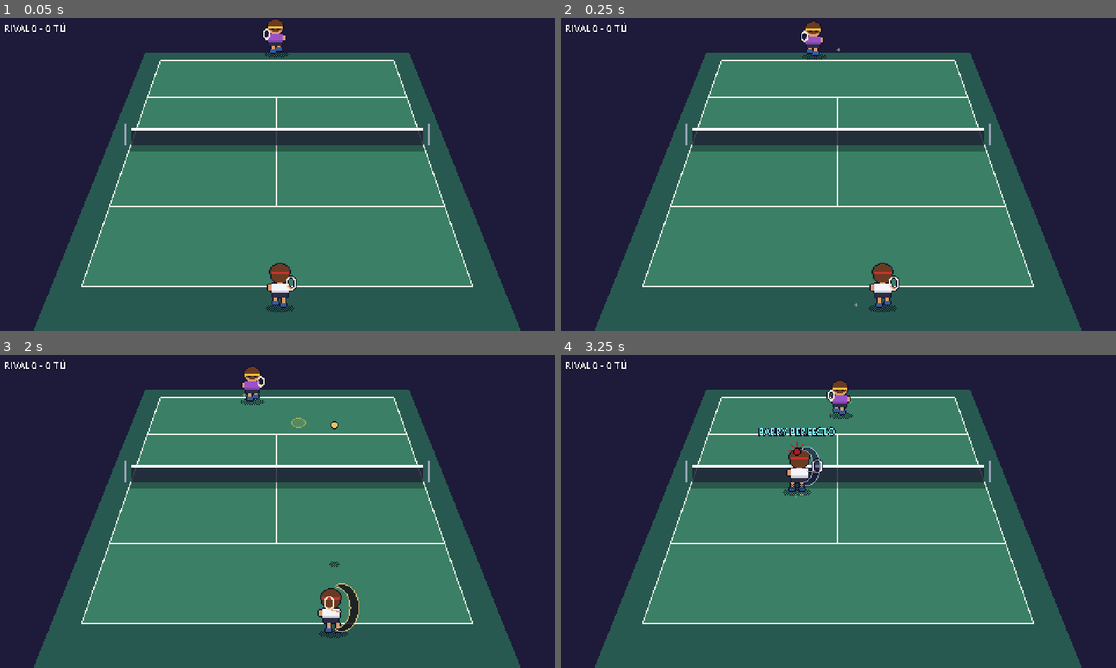
Above: before the commit, frames 1-4 (two rows, left to right).
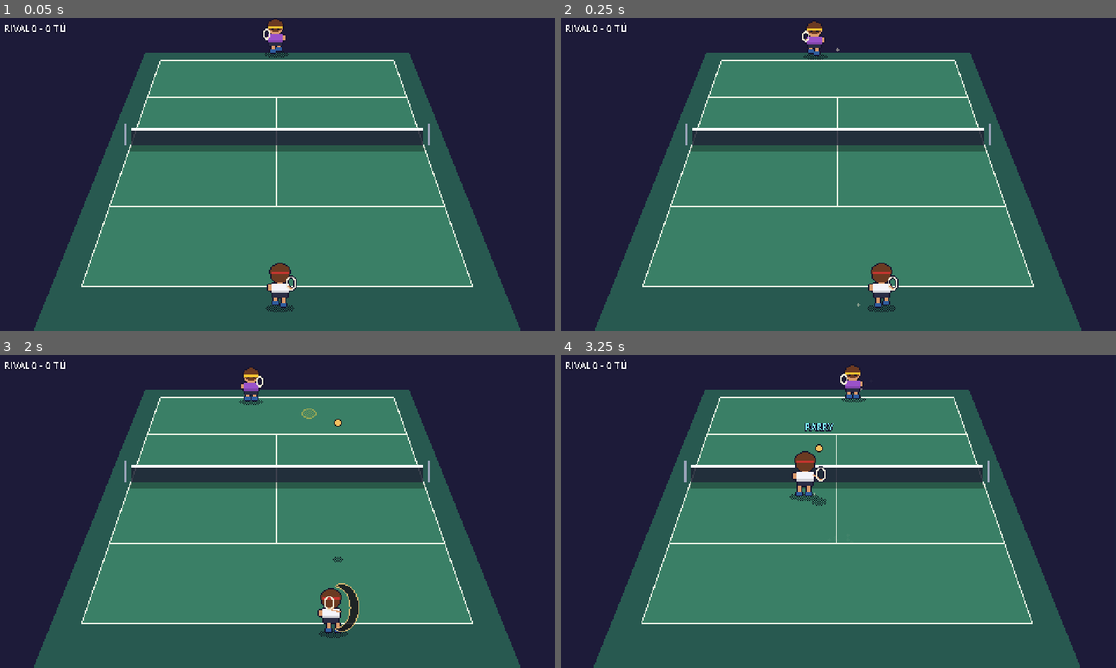
Above: after the commit, the same moments.

Repository: xNeku/Don-Tennis
Game: Godot game, scene res://scenes/pruebas/DemoPartido.tscn
Same seed, same stepped clock (60 frames per second), same inputs: the game is played once before the commit and once after it. This scene is started directly instead of the project's main scene.
Inputs:
- Up to frame 1 (0.05 s): no input
- Up to frame 2 (0.25 s): no input
- Up to frame 3 (2 s): hold W (mover_arriba) 0.53-1.28 s; tap K (globo) at 0.6, 1.55 s; tap I (plancha) at 0.8, 1.35 s; hold S (mover_abajo) from 1.28 s (still down)
- Up to frame 4 (3.25 s): release S (mover_abajo) at 2.03 s; hold W (mover_arriba) from 2.03 s (still down); tap L (dash) at 2.1 s; tap I (plancha) at 2.3 s; tap U (especial) at 2.85 s; tap K (globo) at 3.05 s

Frame 1 is identical in both runs. In frame 2, 0.4% of the frame differs, in the area x 43-61%, y 1-94%; in frame 3, 0.4%; in frame 4, 2.9%, in the area x 5-94%, y 3-100%.

Commit message:
fase 1: inercia y derrape en el movimiento
- Cambio brusco de sentido a velocidad = derrape (hasta 0.25 s): desliza en el
  sentido anterior con poco control; girar a tope cuesta +0.13 s
- Parametros en ParametrosPersonaje (grupo Inercia y derrape)
- Animacion de derrape (jugador y rival), polvo al derrapar y al frenar en seco
- Frenado menos brusco (deceleracion 900) y aceleracion 800
- Demo con semilla 29
- GDD: inercia (6.8) y lectura de golpes del rival (wind-up) decididas;
  efectos de cada golpe quedan abiertos

Co-Authored-By: Claude Sonnet 5.5 <noreply@anthropic.com>
Claude-Session: https://claude.ai/code/session_019rcxv5nUiwCP3epJLF2DMN

Diff:
--- a/data/personajes/jugador_hoja.tres
+++ b/data/personajes/jugador_hoja.tres
@@ -10,6 +10,7 @@
 [ext_resource type="Texture2D" path="res://art/placeholder/personajes/jugador_plancha.png" id="t_plancha"]
 [ext_resource type="Texture2D" path="res://art/placeholder/personajes/jugador_tirado.png" id="t_tirado"]
 [ext_resource type="Texture2D" path="res://art/placeholder/personajes/jugador_knockup.png" id="t_knockup"]
+[ext_resource type="Texture2D" path="res://art/placeholder/personajes/jugador_derrape.png" id="t_derrape"]
 
 [sub_resource type="Resource" id="Resource_quieto"]
 script = ExtResource("2_anim")
@@ -67,7 +68,14 @@
 fps = 8.0
 bucle = false
 
+[sub_resource type="Resource" id="Resource_derrape"]
+script = ExtResource("2_anim")
+nombre = &"derrape"
+textura = ExtResource("t_derrape")
+fps = 12.0
+bucle = true
+
 [resource]
 script = ExtResource("1_hoja")
 tamano_frame = Vector2i(48, 48)
-animaciones = Array[ExtResource("2_anim")]([SubResource("Res …(197 unchanged characters)… irado"), SubResource("Resource_knockup")])
+animaciones = Array[ExtResource("2_anim")]([SubResource("Res …(197 unchanged characters)… irado"), SubResource("Resource_knockup"), SubResource("Resource_derrape")])
--- a/data/personajes/rival_hoja.tres
+++ b/data/personajes/rival_hoja.tres
@@ -10,6 +10,7 @@
 [ext_resource type="Texture2D" path="res://art/placeholder/personajes/rival_plancha.png" id="t_plancha"]
 [ext_resource type="Texture2D" path="res://art/placeholder/personajes/rival_tirado.png" id="t_tirado"]
 [ext_resource type="Texture2D" path="res://art/placeholder/personajes/rival_knockup.png" id="t_knockup"]
+[ext_resource type="Texture2D" path="res://art/placeholder/personajes/rival_derrape.png" id="t_derrape"]
 
 [sub_resource type="Resource" id="Resource_quieto"]
 script = ExtResource("2_anim")
@@ -67,7 +68,14 @@
 fps = 8.0
 bucle = false
 
+[sub_resource type="Resource" id="Resource_derrape"]
+script = ExtResource("2_anim")
+nombre = &"derrape"
+textura = ExtResource("t_derrape")
+fps = 12.0
+bucle = true
+
 [resource]
 script = ExtResource("1_hoja")
 tamano_frame = Vector2i(40, 40)
-animaciones = Array[ExtResource("2_anim")]([SubResource("Res …(197 unchanged characters)… irado"), SubResource("Resource_knockup")])
+animaciones = Array[ExtResource("2_anim")]([SubResource("Res …(197 unchanged characters)… irado"), SubResource("Resource_knockup"), SubResource("Resource_derrape")])
--- a/scenes/pruebas/DemoPartido.tscn
+++ b/scenes/pruebas/DemoPartido.tscn
@@ -5,4 +5,4 @@
 [node name="DemoPartido" instance=ExtResource("1_partido")]
 jugador_es_humano = false
 salir_tras_puntos = 3
-semilla = 13
+semilla = 29
--- a/scripts/datos/parametros_personaje.gd
+++ b/scripts/datos/parametros_personaje.gd
@@ -5,8 +5,18 @@
 
 @export_group("Movimiento")
 @export var velocidad_max: float = 105.0
-@export var aceleracion: float = 900.0
-@export var deceleracion: float = 1100.0
+@export var aceleracion: float = 800.0
+@export var deceleracion: float = 900.0
+
+@export_group("Inercia y derrape")
+## Si cambias de sentido a más velocidad que esta, derrapas en vez de girar al instante.
+@export var derrape_velocidad_min: float = 55.0
+## Duración del derrape a toda velocidad (se acorta si vas más lento). Es el tiempo que pierdes.
+@export var derrape_duracion: float = 0.25
+## Cuánto frena el derrape el movimiento anterior (unidades/s²).
+@export var derrape_friccion: float = 420.0
+## Fracción de la aceleración que tienes para empezar a ir en el nuevo sentido mientras derrapas.
+@export_range(0.0, 1.0, 0.05) var derrape_control: float = 0.15
 
 @export_group("Golpe")
 ## Tiempo desde pulsar hasta que la raqueta puede golpear.
--- a/scripts/efectos/personaje_visual.gd
+++ b/scripts/efectos/personaje_visual.gd
@@ -64,7 +64,9 @@
 			_por_progreso(&"knockup", minf(_p.progreso * 2.3, 1.0))
 			_alza = sin(minf(_p.progreso / 0.4375, 1.0) * PI) * 14.0
 		_:
-			if _p.vel.length() > 14.0:
+			if _p.derrapando:
+				_en_bucle(&"derrape")
+			elif _p.vel.length() > 14.0:
 				_en_bucle(&"correr")
 			else:
 				_en_bucle(&"quieto")
--- a/scripts/jugador/personaje.gd
+++ b/scripts/jugador/personaje.gd
@@ -16,6 +16,8 @@
 signal plancha_iniciada()
 signal plancha_terminada(acierto: bool)
 signal knockup_iniciado()
+## Cambio brusco de sentido a velocidad: el personaje derrapa y pierde unas décimas.
+signal derrape_iniciado()
 
 const NINGUNO: int = -1
 
@@ -44,6 +46,8 @@
 var swing_conectado: bool = false
 var cooldown_rodar: float = 0.0
 var cooldown_plancha: float = 0.0
+## Verdadero mientras derrapa tras un cambio brusco de sentido.
+var derrapando: bool = false
 
 var _swing_t: float = 0.0
 var _tiempo_estado: float = 0.0
@@ -51,6 +55,7 @@
 var _dir_accion: Vector2 = Vector2.ZERO
 var _plancha_acierto: bool = false
 var _t_polvo: float = 0.0
+var _derrape_t: float = 0.0
 var _rng: RandomNumberGenerator = RandomNumberGenerator.new()
 
 
@@ -141,13 +146,35 @@
 
 
 func _mover_libre(dir: Vector2, factor: float, delta: float, girar: bool) -> void:
+	var rapidez: float = vel.length()
+	# Cambio brusco de sentido a velocidad: derrape (peso del personaje).
+	if _derrape_t <= 0.0 and not auto_activo and dir.length() > 0.3 \
+			and rapidez >= params.derrape_velocidad_min and vel.normalized().dot(dir.normalized()) < -0.35:
+		_derrape_t = params.derrape_duracion * clampf(rapidez / params.velocidad_max, 0.0, 1.0)
+		polvo.emit(position, 6)
+		_t_polvo = 0.06
+		derrape_iniciado.emit()
+	derrapando = _derrape_t > 0.0
+	if derrapando:
+		_derrape_t -= delta
+		# Desliza: fricción fuerte sobre el movimiento anterior y poco control hacia el nuevo sentido.
+		vel = vel.move_toward(Vector2.ZERO, params.derrape_friccion * delta)
+		if dir.length() > 0.1:
+			vel += dir * params.aceleracion * params.derrape_control * delta
+		if _t_polvo <= 0.0:
+			polvo.emit(position, 2)
+			_t_polvo = 0.06
+		position += vel * delta
+		if girar and absf(vel.x) > 12.0:
+			mirando_derecha = vel.x > 0.0
+		return
 	var objetivo: Vector2 = dir * params.velocidad_max * factor
 	var aceleracion: float = params.aceleracion if dir.length() > 0.1 else params.deceleracion
-	# Frenazo o cambio de sentido: polvo.
-	if dir.length() > 0.1 and vel.dot(dir) < 0.0 and vel.length() > 55.0 and _t_polvo <= 0.0:
+	if dir.length() <= 0.1 and rapidez > 85.0 and _t_polvo <= 0.0:
+		# Frenazo en seco desde la carrera.
 		polvo.emit(position, 3)
 		_t_polvo = 0.2
-	elif vel.length() > 80.0 and _t_polvo <= 0.0:
+	elif rapidez > 80.0 and _t_polvo <= 0.0:
 		polvo.emit(position, 1)
 		_t_polvo = 0.24
 	vel = vel.move_toward(objetivo, aceleracion * delta)
Binary file added: art/placeholder/personajes/jugador_derrape.png
Not shown, added: art/placeholder/personajes/jugador_derrape.png.import
Binary file added: art/placeholder/personajes/rival_derrape.png
Not shown, added: art/placeholder/personajes/rival_derrape.png.import
Not shown, changed: docs/GDD.md
